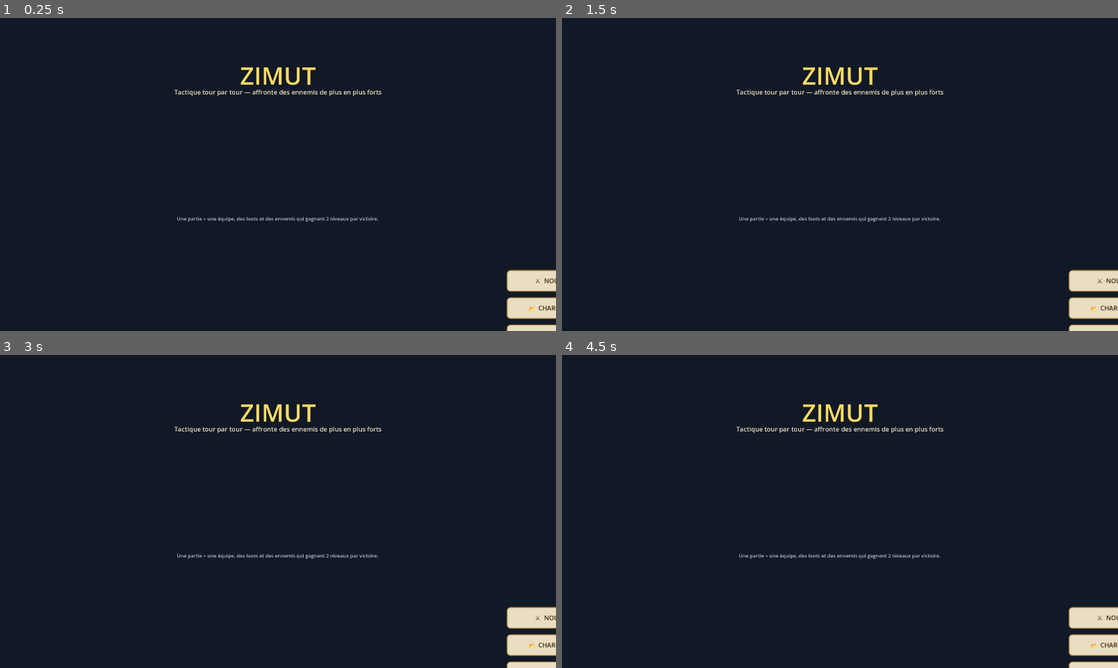
Above: before the commit, frames 1-4 (two rows, left to right).
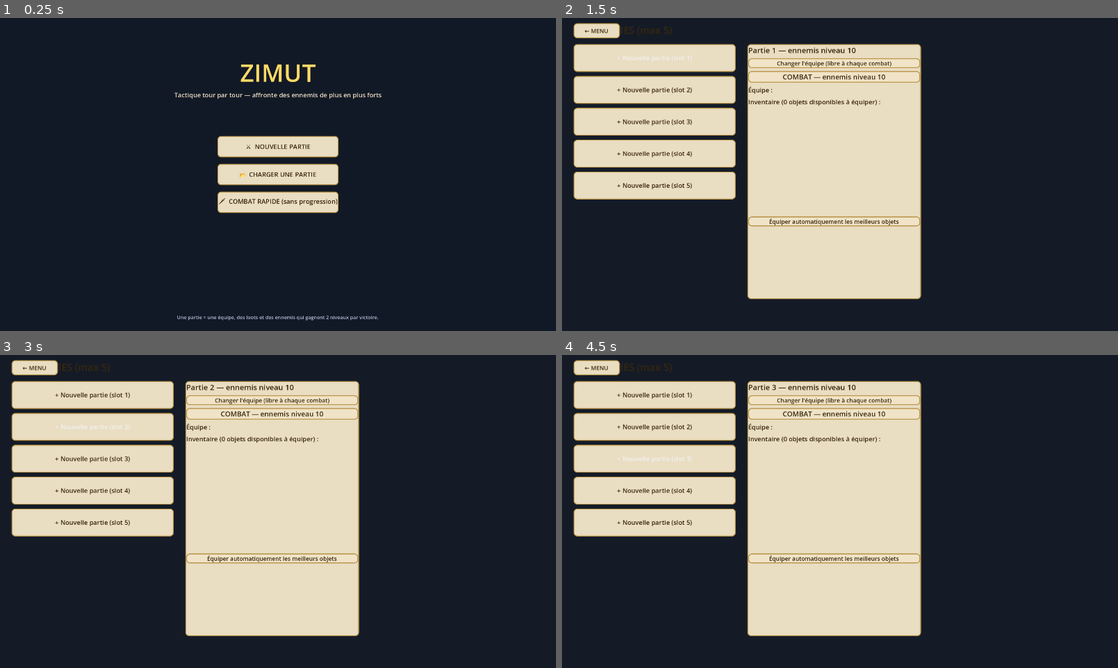
Above: after the commit, the same moments.

Repository: CharlieG42/Zimut
Game: Godot game, scene res://scenes/MainMenu.tscn
The game is run twice, just before and just after one commit, with the same random seed, the same clock (stepped at 60 frames per second) and the same inputs.
Inputs (mouse positions are in pixels of both pictures, inside the frame that each line leads up to):
- Up to frame 1 (0.25 s): no input
- Up to frame 2 (1.5 s): click (840, 146) at 0.5 s, where only the run after the commit has a clickable "⚔ NOUVELLE PARTIE"; click (656, 58) at 1.25 s, where only the run after the commit has a clickable "+ Nouvelle partie (slot 1)"
- Up to frame 3 (3 s): click (94, 395) at 2 s, where only the run after the commit has a clickable "+ Nouvelle partie (slot 1)"; click (94, 426) at 2.75 s, where only the run after the commit has a clickable "+ Nouvelle partie (slot 2)"
- Up to frame 4 (4.5 s): click (656, 426) at 3.5 s, where only the run after the commit has a clickable "+ Nouvelle partie (slot 2)"; click (656, 458) at 4.25 s, where only the run after the commit has a clickable "+ Nouvelle partie (slot 3)"

The runs differ from the first frame. In frame 1, 7.2% of the frame differs, in the area x 31-100%, y 14-100%; in frame 2, 41%, in the area x 2-100%, y 1-100%; in frame 3, 41%; in frame 4, 41%.

Commit message:
fix(zimut): menu de démarrage centré sur tous les écrans
Les boutons et titres utilisaient des positions absolues : le VBox
était décentré (centre-x 1955 au lieu de 960 en 1920x1080).

Réécriture avec ancres et offsets explicites :
- titre/sous-titre : PRESET_TOP_WIDE pleine largeur, centré
- boutons : CenterContainer PRESET_FULL_RECT — colonne centrée
  horizontalement ET verticalement
- hint : PRESET_BOTTOM_WIDE

Vérifié en headless : centre-x = 960 exactement pour les 3 boutons
et le titre sur viewport 1920x1080.

Co-authored-by: CharlieG42 <CharlieG42@users.noreply.github.com>

Diff:
--- a/prototype/zimut/scripts/MainMenuUI.gd
+++ b/prototype/zimut/scripts/MainMenuUI.gd
@@ -15,32 +15,38 @@
 	bg.set_anchors_preset(Control.PRESET_FULL_RECT)
 	root.add_child(bg)
 
+	# Titre : pleine largeur, centré
 	var title := Label.new()
 	title.text = "ZIMUT"
 	title.add_theme_font_size_override("font_size", 84)
 	title.add_theme_color_override("font_color", Color(1.0, 0.86, 0.4))
-	title.position = Vector2(760, 140)
-	title.size = Vector2(400, 100)
+	title.set_anchors_and_offsets_preset(Control.PRESET_TOP_WIDE)
+	title.offset_top = 130.0
+	title.offset_bottom = 240.0
 	title.horizontal_alignment = HORIZONTAL_ALIGNMENT_CENTER
+	title.vertical_alignment = VERTICAL_ALIGNMENT_CENTER
 	root.add_child(title)
+
+	# Sous-titre : pleine largeur, centré
 	var sub := Label.new()
 	sub.text = "Tactique tour par tour — affronte des ennemis de plus en plus forts"
 	sub.add_theme_font_size_override("font_size", 22)
 	sub.add_theme_color_override("font_color", COL_PANEL)
-	sub.position = Vector2(560, 240)
-	sub.size = Vector2(800, 40)
+	sub.set_anchors_and_offsets_preset(Control.PRESET_TOP_WIDE)
+	sub.offset_top = 250.0
+	sub.offset_bottom = 290.0
 	sub.horizontal_alignment = HORIZONTAL_ALIGNMENT_CENTER
 	root.add_child(sub)
 
+	# Boutons : colonne centrée horizontalement et verticalement
+	var center := CenterContainer.new()
+	center.set_anchors_and_offsets_preset(Control.PRESET_FULL_RECT)
+	root.add_child(center)
 	var box := VBoxContainer.new()
-	box.set_anchors_preset(Control.PRESET_CENTER)
-	box.position = Vector2(790, 330)
-	box.custom_minimum_size = Vector2(340, 0)
-	box.add_theme_constant_override("separation", 20)
-	root.add_child(box)
+	box.add_theme_constant_override("separation", 22)
+	center.add_child(box)
 
 	box.add_child(_btn("⚔  NOUVELLE PARTIE", func() -> void:
-		# Réinitialiser le contexte de partie puis ouvrir la gestion des slots
 		GameManager.active_save = {}
 		GameManager.active_slot = -1
 		get_tree().change_scene_to_file("res://scenes/SaveSlots.tscn")))
@@ -54,12 +60,14 @@
 		GameManager.clear_custom_team()
 		get_tree().change_scene_to_file("res://scenes/TeamSelection.tscn")))
 
+	# Hint : pleine largeur en bas, centré
 	var hint := Label.new()
 	hint.text = "Une partie = une équipe, des loots et des ennemis qui gagnent 2 niveaux par victoire."
 	hint.add_theme_font_size_override("font_size", 17)
 	hint.add_theme_color_override("font_color", Color(0.7, 0.75, 0.85))
-	hint.position = Vector2(560, 680)
-	hint.size = Vector2(800, 40)
+	hint.set_anchors_and_offsets_preset(Control.PRESET_BOTTOM_WIDE)
+	hint.offset_top = -60.0
+	hint.offset_bottom = -20.0
 	hint.horizontal_alignment = HORIZONTAL_ALIGNMENT_CENTER
 	root.add_child(hint)
 
